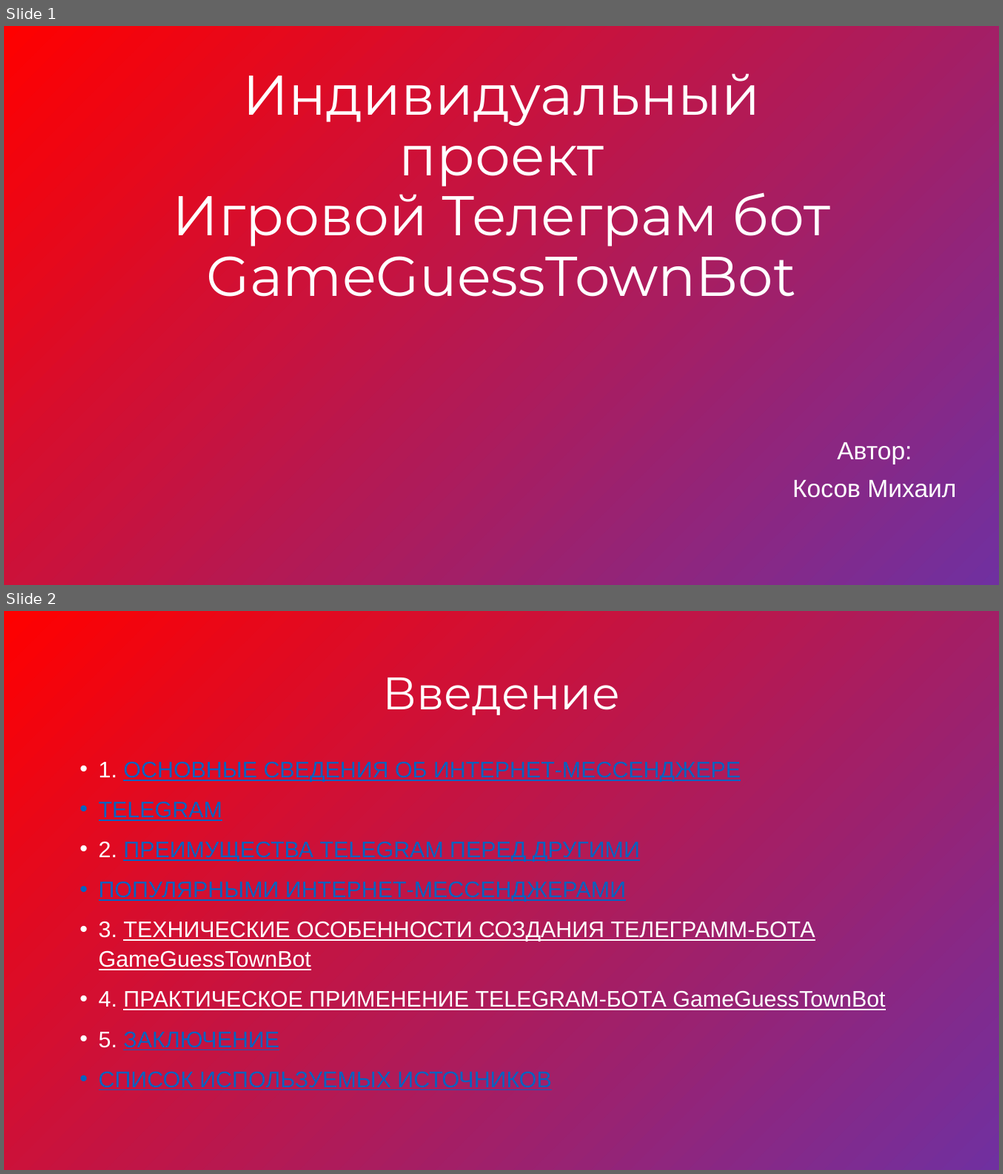
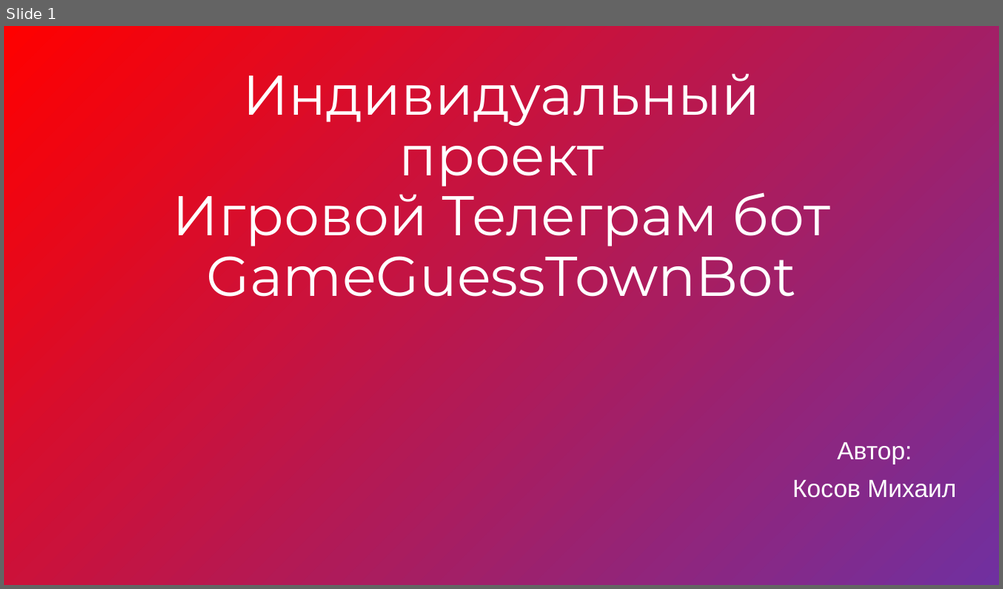
Before and after one commit to TaH4ukHero/IndividualProject, a slide deck: Abt Project/Преза инвид проект.pptx. Shown one above the other, each under a label of ours: slides 1 and 2 before the commit, slide 1 after it. The pictures are 1003x1174 and 1003x589 pixels, drawn with LibreOffice and Linux fonts; fonts in the diff are those of the drawing. Boxes give left, top, right and bottom in pixels: in the first picture for what was removed or moved away, otherwise in the second. Text is boxed around its words. In the diff, an @@ line names an element or a change of style, - is before the commit and + after.

```diff
--- a/Abt Project/Преза инвид проект.pptx
+++ b/Abt Project/Преза инвид проект.pptx
@@ slide 2 removed at (4,611,999,1170), background gradient #FF0000 to #7030A0 @@
@@ title removed at (382,678,620,715) @@
-Введение
@@ text removed at (99,761,885,1091) @@
-• 1. ОСНОВНЫЕ СВЕДЕНИЯ ОБ ИНТЕРНЕТ-МЕССЕНДЖЕРЕ
-• TELEGRAM
-• 2. ПРЕИМУЩЕСТВА TELEGRAM ПЕРЕД ДРУГИМИ
-• ПОПУЛЯРНЫМИ ИНТЕРНЕТ-МЕССЕНДЖЕРАМИ
-• 3. ТЕХНИЧЕСКИЕ ОСОБЕННОСТИ СОЗДАНИЯ ТЕЛЕГРАММ-БОТА GameGuessTownBot
-• 4. ПРАКТИЧЕСКОЕ ПРИМЕНЕНИЕ TELEGRAM-БОТА GameGuessTownBot
-• 5. ЗАКЛЮЧЕНИЕ
-• СПИСОК ИСПОЛЬЗУЕМЫХ ИСТОЧНИКОВ
```
Also in this commit, not shown: 5 slides added, 3 other slides removed, 4 other files.
